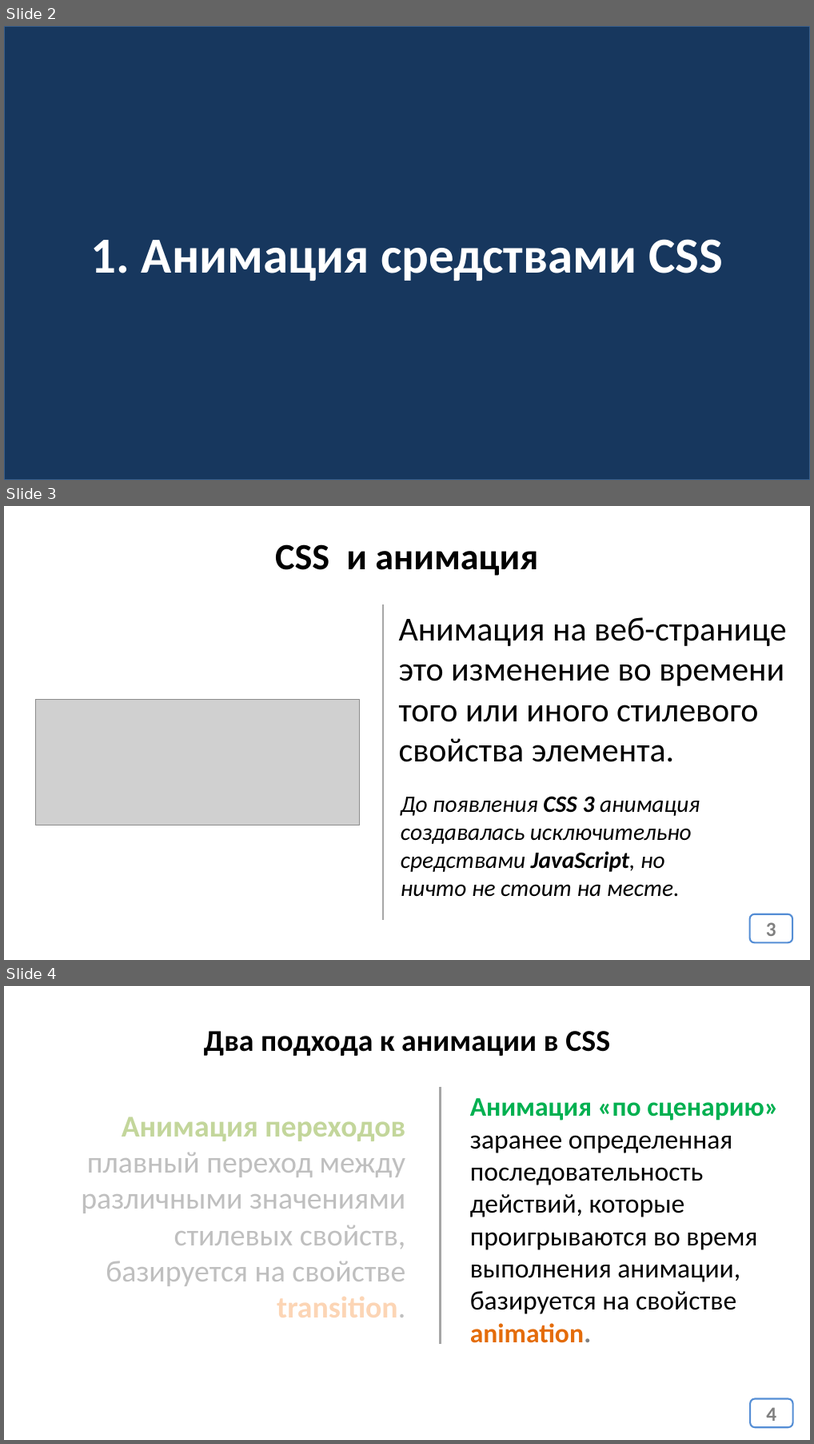
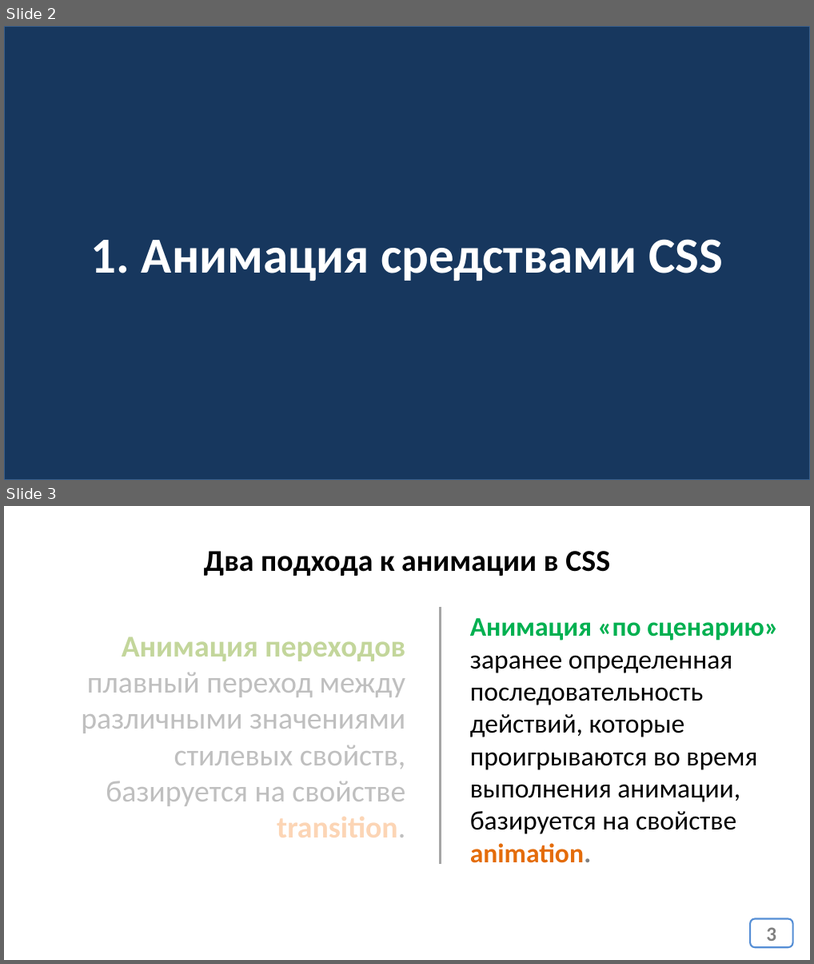
Before and after one commit to web42-ortdnipro/lesson12, a slide deck: lesson12.pptx. Shown one above the other, each under a label of ours: slides 2, 3 and 4 before the commit, slides 2 and 3 after it. The pictures are 814x1444 and 814x964 pixels, drawn with LibreOffice and Linux fonts; fonts in the diff are those of the drawing; grey boxes stand for pictures. Boxes give left, top, right and bottom in pixels: in the first picture for what was removed or moved away, otherwise in the second. Text is boxed around its words. In the diff, an @@ line names an element or a change of style, - is before the commit and + after.

```diff
--- a/lesson12.pptx
+++ b/lesson12.pptx
@@ slide 3 removed at [4,506,810,960], background #FFFFFF @@
@@ text removed at [275,544,538,576] @@
-CSS и анимация
@@ line removed from (383, 604) to (383, 920) @@
@@ text removed at [399,617,787,762] @@
-Анимация на веб-странице это изменение во времени того или иного стилевого свойства элемента.
@@ picture removed at [35,699,359,824] @@
@@ text removed at [401,796,700,896] @@
-До появления CSS 3 анимация создавалась исключительно средствами JavaScript, но ничто не стоит на месте.
@@ page number removed at [750,914,794,942] @@
-3
@@ what was slide 4 is now slide 3 @@
@@ page number at [766,927,777,940]: text changed @@
-4
+3
```
Also in this commit, not shown: 1 other file.
